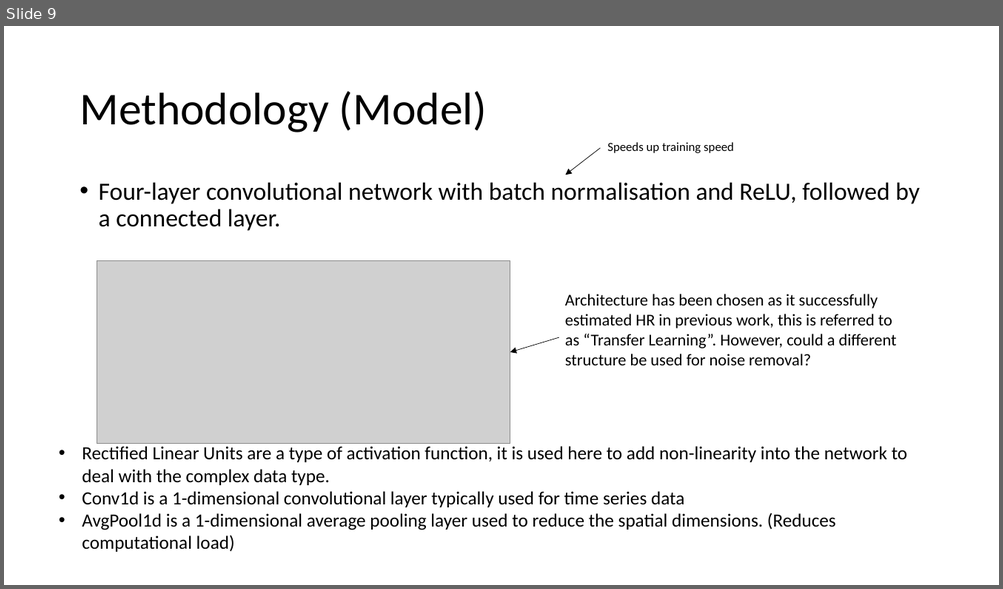
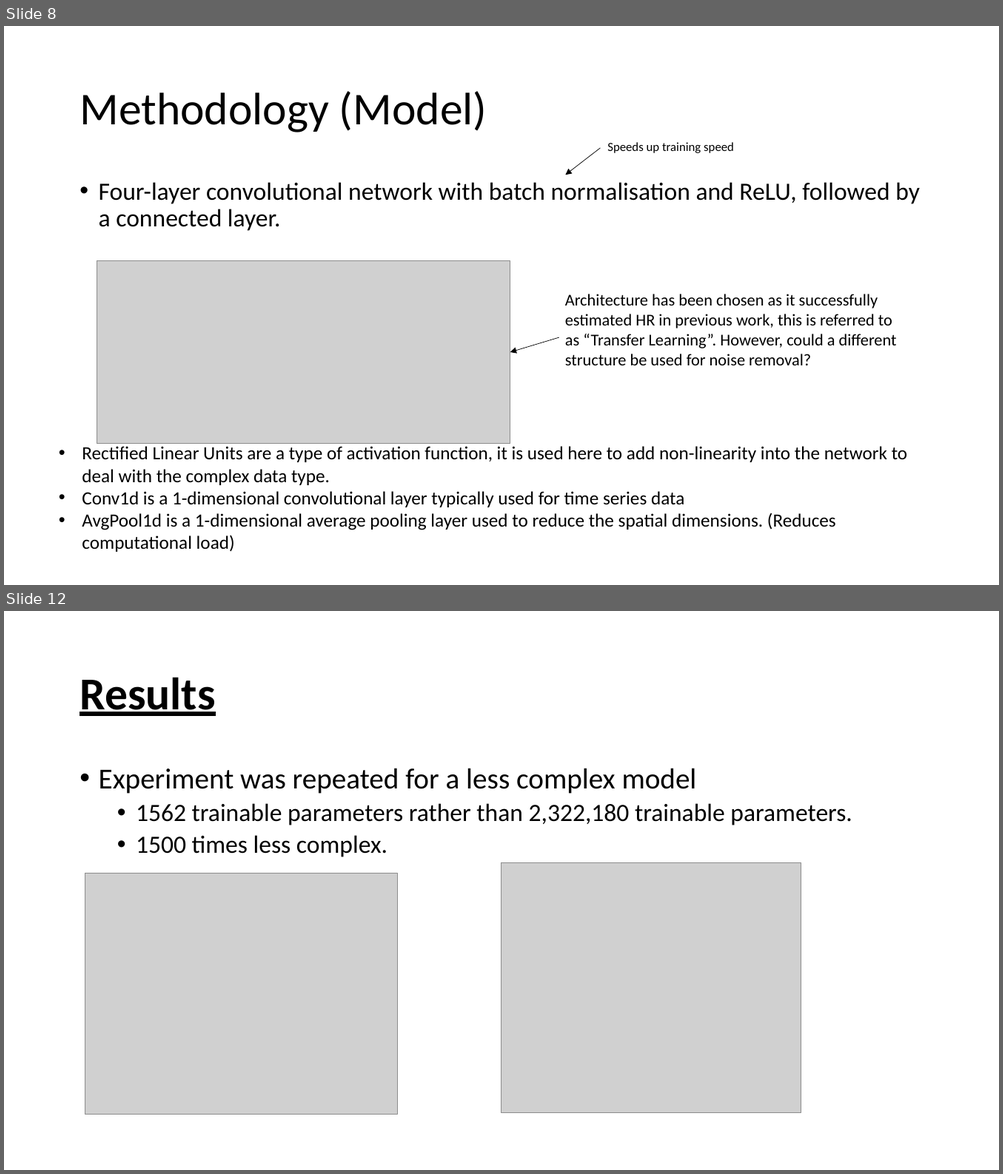
Before and after one commit to ben120-web/MSc-Project, a slide deck: Electrode Motion Denoising/reports/DeepLearningElectrodeMotionRemoval.pptx. Shown one above the other, each under a label of ours: slide 9 before the commit, slides 8 and 12 after it; the slides between them are not shown. The pictures are 1003x589 and 1003x1174 pixels, drawn with LibreOffice and Linux fonts; fonts in the diff are those of the drawing; grey boxes stand for pictures. Boxes give left, top, right and bottom in pixels: in the first picture for what was removed or moved away, otherwise in the second. Text is boxed around its words. In the diff, an @@ line names an element or a change of style, - is before the commit and + after.

```diff
--- a/Electrode Motion Denoising/reports/DeepLearningElectrodeMotionRemoval.pptx
+++ b/Electrode Motion Denoising/reports/DeepLearningElectrodeMotionRemoval.pptx
@@ slide 12 added at box(4, 611, 999, 1170), background #FFFFFF @@
@@ title added at box(79, 677, 215, 716), 44 pt, text #000000, bold, underline @@
+Results
@@ text added at box(99, 768, 852, 857), 24 pt, text #000000 @@
+• Experiment was repeated for a less complex model
+  • 1562 trainable parameters rather than 2,322,180 trainable parameters.
+  • 1500 times less complex.
@@ picture added at box(85, 874, 397, 1116) @@
@@ picture added at box(502, 863, 801, 1113) @@
@@ what was slide 9 is now slide 8 @@
```
Also in this commit, not shown: 7 slides changed, 2 slides removed, 1 other file.
